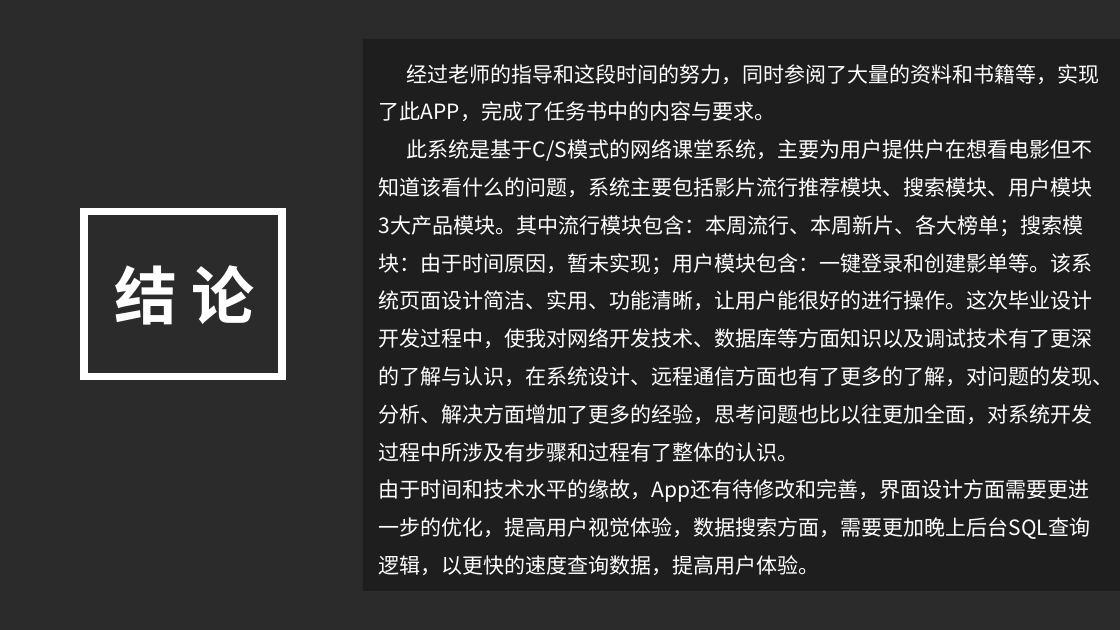
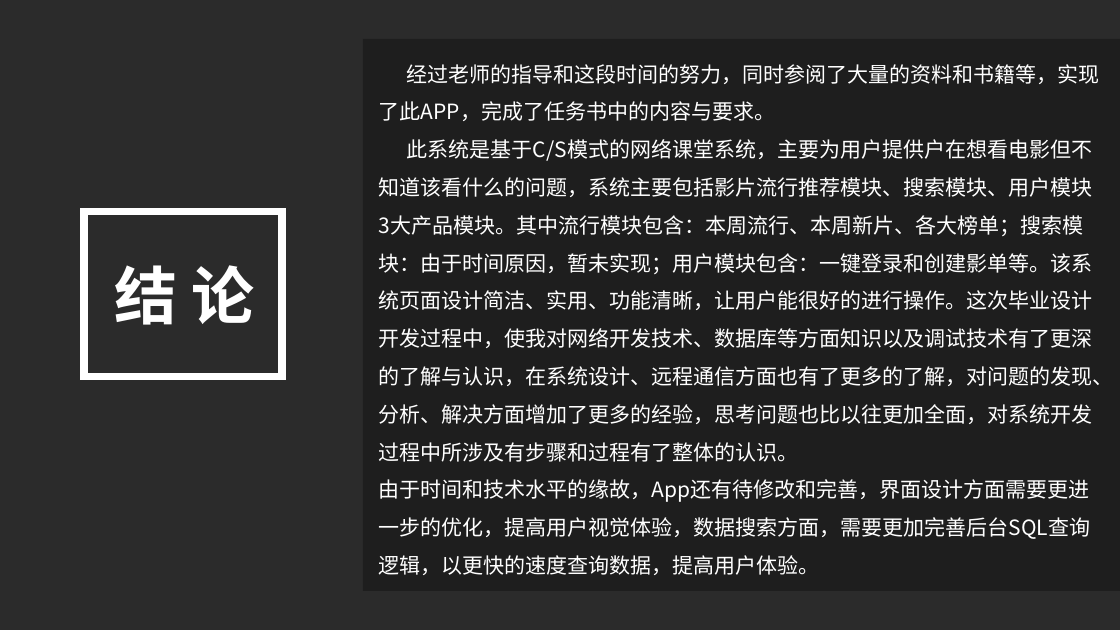
Before and after one commit to lhch102/doc, a slide deck: slide 37 of 夜本毕设资料/夜大本科论文/李虎城-IDEAL-答辩PPT.pptx. Drawn at 1120x630 pixels with LibreOffice and Linux fonts; fonts in the diff are those of the drawing; background and template pictures are left out; a plain dark background stands for a picture behind light text. Boxes give left, top, right and bottom in pixels: in the first picture for what was removed or moved away, otherwise in the second. Text is boxed around its words. In the diff, an @@ line names an element or a change of style, - is before the commit and + after.

```diff
--- a/夜本毕设资料/夜大本科论文/李虎城-IDEAL-答辩PPT.pptx
+++ b/夜本毕设资料/夜大本科论文/李虎城-IDEAL-答辩PPT.pptx
@@ text at (379, 479, 1090, 575): text changed @@
-由于时间和技术水平的缘故，App还有待修改和完善，界面设计方面需要更进一步的优化，提高用户视觉体验，数据搜索方面，需要更加晚上后台SQL查询逻辑，以更快的速度查询数据，提高用户体验。
+由于时间和技术水平的缘故，App还有待修改和完善，界面设计方面需要更进一步的优化，提高用户视觉体验，数据搜索方面，需要更加完善后台SQL查询逻辑，以更快的速度查询数据，提高用户体验。
```
Also in this commit, not shown: 3 other files.
